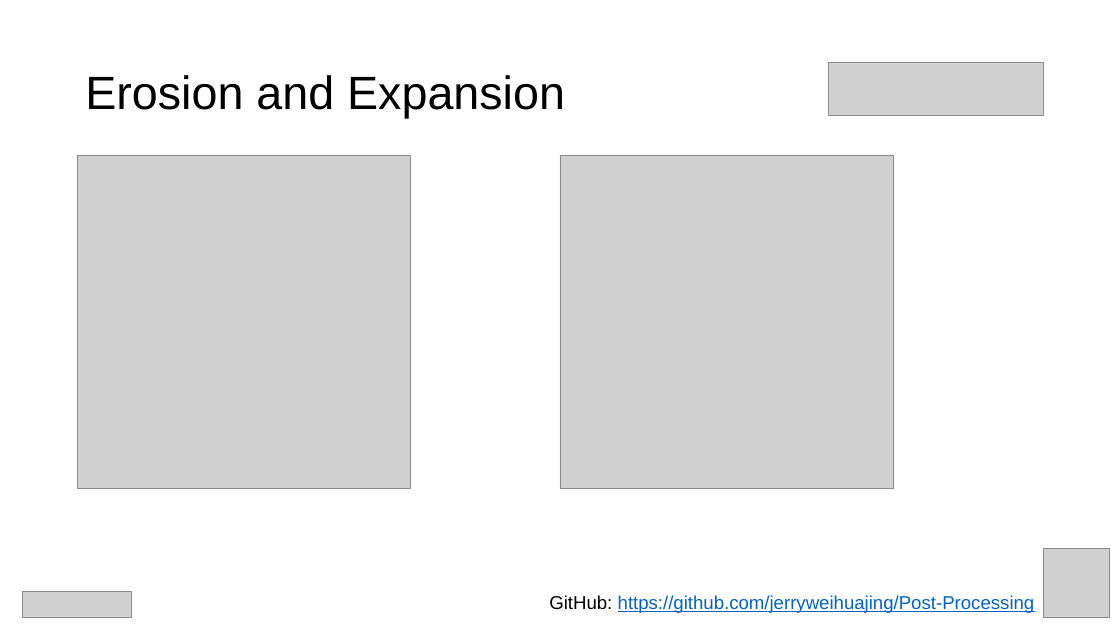
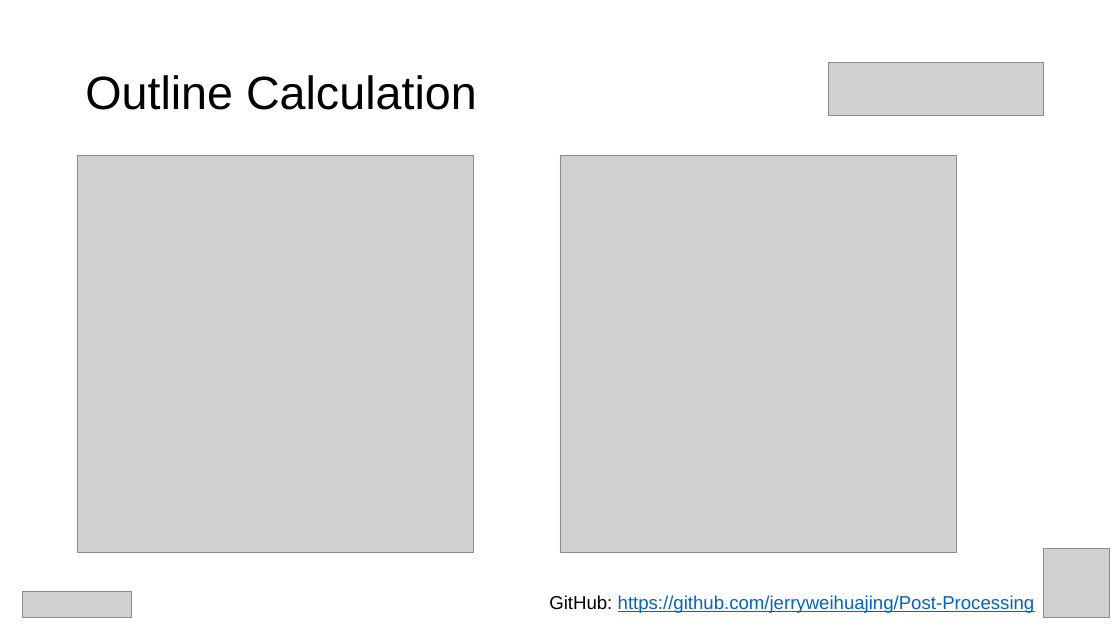
Before and after one commit to jerryweihuajing/Post-Processing, a slide deck: slide 28 of CG Finals.pptx (slide 17 before the commit). Drawn at 1120x630 pixels with LibreOffice and Linux fonts; fonts in the diff are those of the drawing; grey boxes stand for pictures. Boxes give left, top, right and bottom in pixels: in the first picture for what was removed or moved away, otherwise in the second. Text is boxed around its words. In the diff, an @@ line names an element or a change of style, - is before the commit and + after.

```diff
--- a/CG Finals.pptx
+++ b/CG Finals.pptx
@@ title at bbox=[85, 75, 477, 110]: text changed @@
-Erosion and Expansion
+Outline Calculation
@@ picture: place and size @@
-picture at bbox=[77, 155, 411, 489]
+picture at bbox=[77, 155, 474, 552]
@@ picture: place and size @@
-picture at bbox=[560, 155, 894, 489]
+picture at bbox=[560, 155, 957, 552]
```
Also in this commit, not shown: 9 other slides changed, 15 slides added, 2 slides removed, 11 other files.
